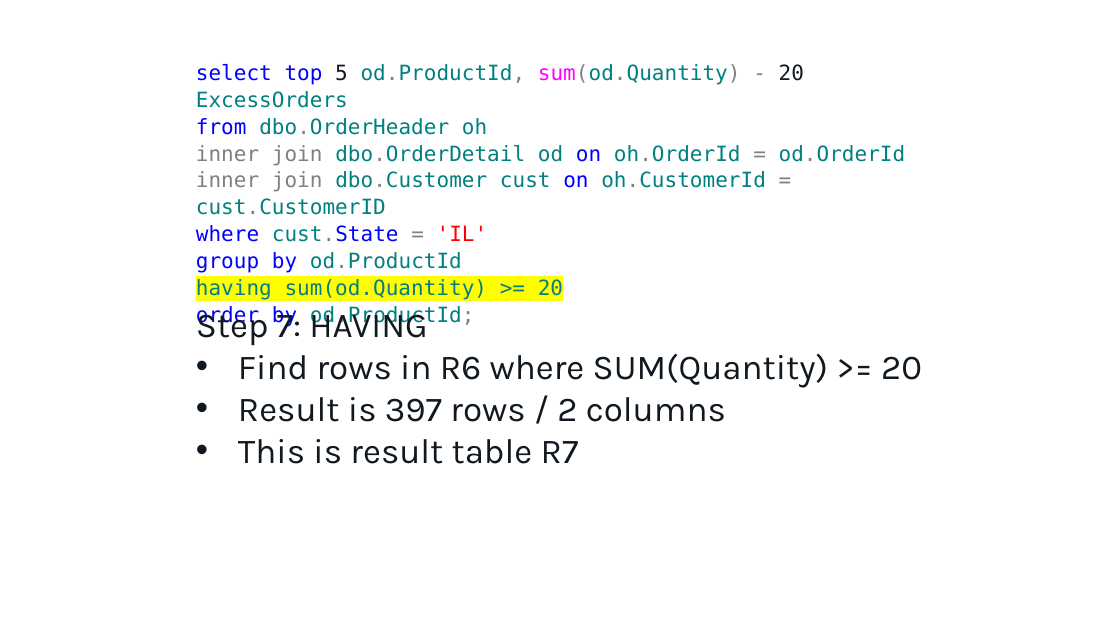
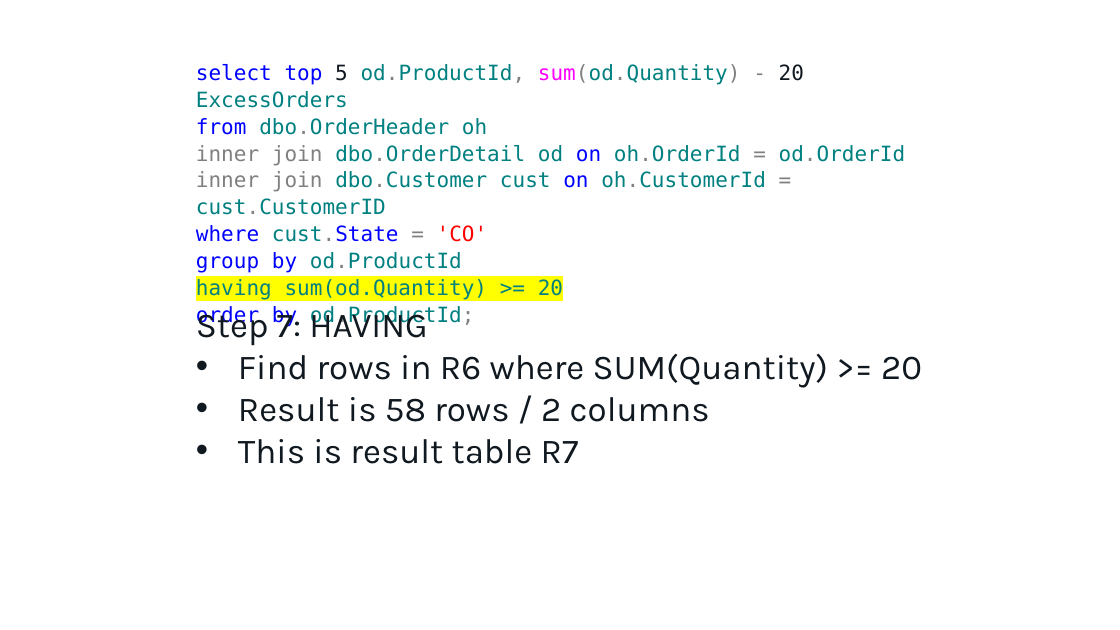
Before and after one commit to tf3604/OptimizerPresentation, a slide deck: slide 16 of Optimizer.pptx. Drawn at 1120x630 pixels with LibreOffice and Linux fonts; fonts in the diff are those of the drawing; background and template pictures are left out. Boxes give left, top, right and bottom in pixels: in the first picture for what was removed or moved away, otherwise in the second. Text is boxed around its words. In the diff, an @@ line names an element or a change of style, - is before the commit and + after.

```diff
--- a/Optimizer.pptx
+++ b/Optimizer.pptx
@@ text at <box>196,225,488,242</box>: text changed @@
-where cust.State = 'IL'
+where cust.State = 'CO'
@@ text at <box>238,397,710,422</box>: text changed @@
-• Result is 397 rows / 2 columns
+• Result is 58 rows / 2 columns
```
Also in this commit, not shown: 15 other slides changed, 1 other file.
